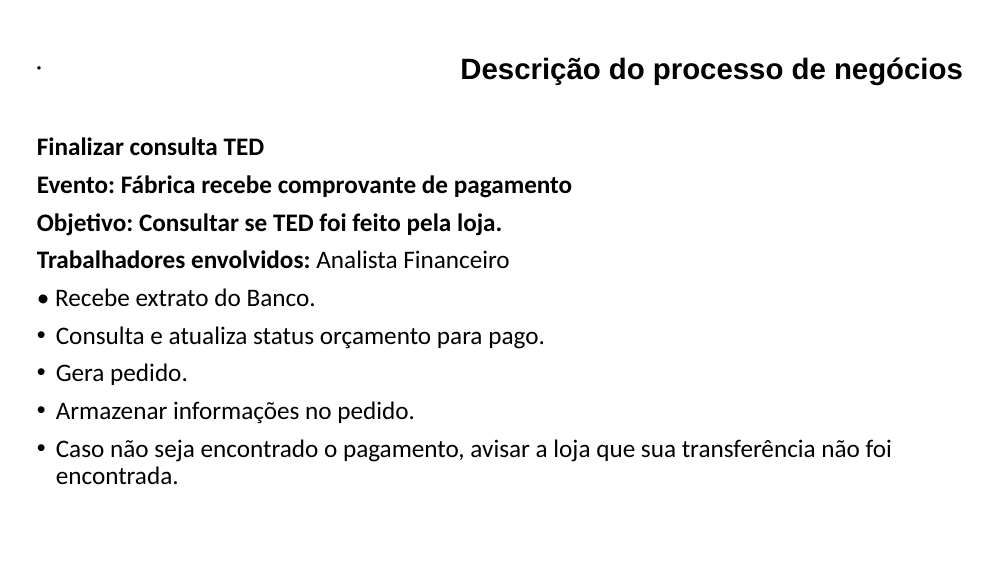
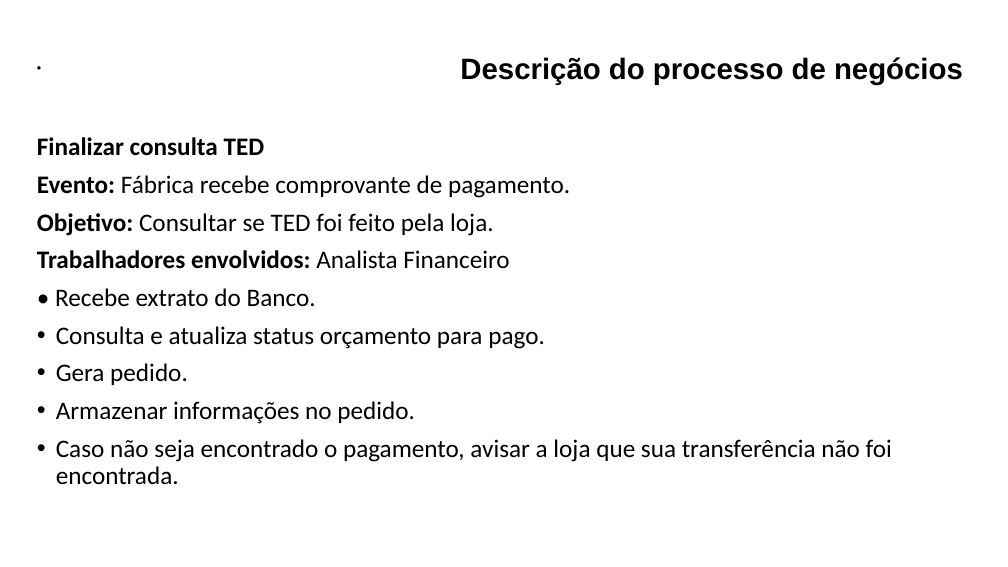
Before and after one commit to maapsystem/MaapSystem, a slide deck: slide 10 of artefatos/18 - Descrição de processos de Negócios.pptx. Drawn at 1008x567 pixels with LibreOffice and Linux fonts; fonts in the diff are those of the drawing. Boxes give left, top, right and bottom in pixels: in the first picture for what was removed or moved away, otherwise in the second. Text is boxed around its words. In the diff, an @@ line names an element or a change of style, - is before the commit and + after.

```diff
--- a/artefatos/18 - Descrição de processos de Negócios.pptx
+++ b/artefatos/18 - Descrição de processos de Negócios.pptx
@@ text at [37,175,570,198]: text changed; bold off @@
-Evento: Fábrica recebe comprovante de pagamento
+Evento: Fábrica recebe comprovante de pagamento.
@@ text at [37,213,493,236]: bold off in "Consultar se TED foi feito pela loja." @@
```
Also in this commit, not shown: 11 other slides changed, 17 other files.
